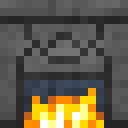
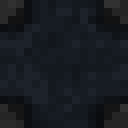
Revision of a layered 128x128 image; what changed, layer by layer:
hid "cauldron_side.png", moved it out of group "Layer Group" over [0, 0, 128, 128]
added group "Bottom" with 5 layers above "Top" over [0, 0, 128, 128]
added layer "Bottom-Noise" (soft light, 25%) in group "Bottom" over [0, 0, 128, 128]
added layer "Bottom-Shadows copy" (overlay, 50%) in group "Bottom" over [0, 0, 128, 128]
added layer "Bottom-Shadows" (overlay, 50%) in group "Bottom" over [0, 0, 128, 128]
added layer "Bottom-Background" in group "Bottom" over [0, 0, 128, 128]
renamed "Layer Group" to "Side", hid the group it (4 layers) over [0, 0, 128, 128]
renamed "Noise" to "Side-Noise", hid it over [0, 0, 128, 128]
renamed "Highlights" to "Side-Highlights", hid it over [0, 0, 128, 104]
renamed "Shadows" to "Side-Shadows", hid it over [0, 16, 128, 128]
